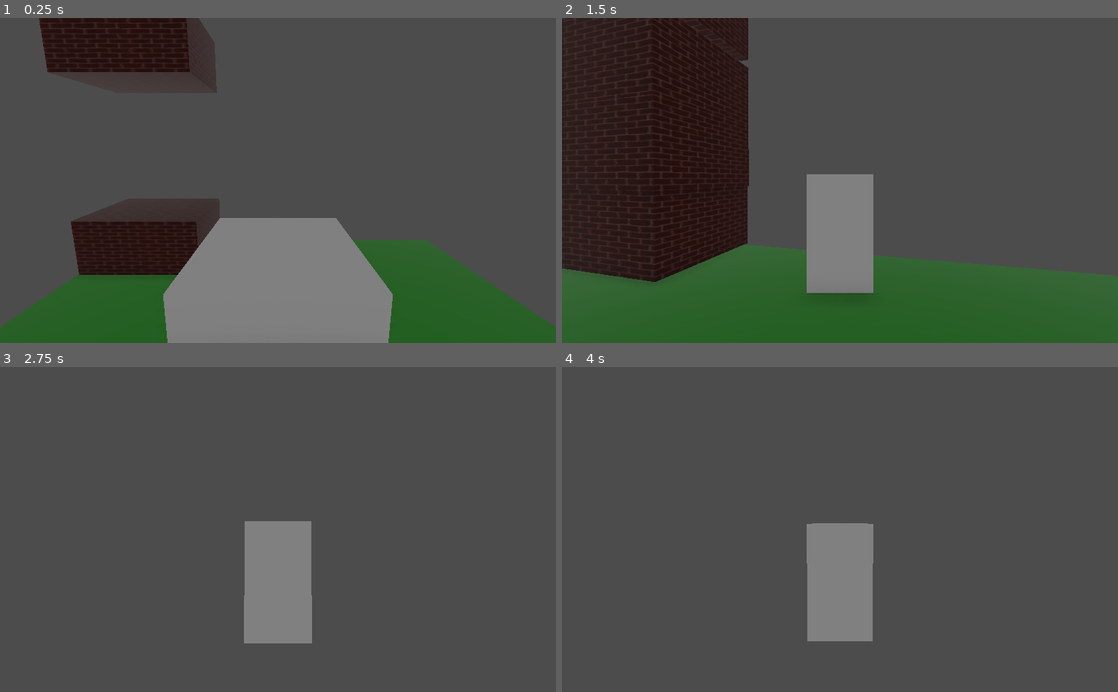
Above: before the commit, frames 1-4 (two rows, left to right).
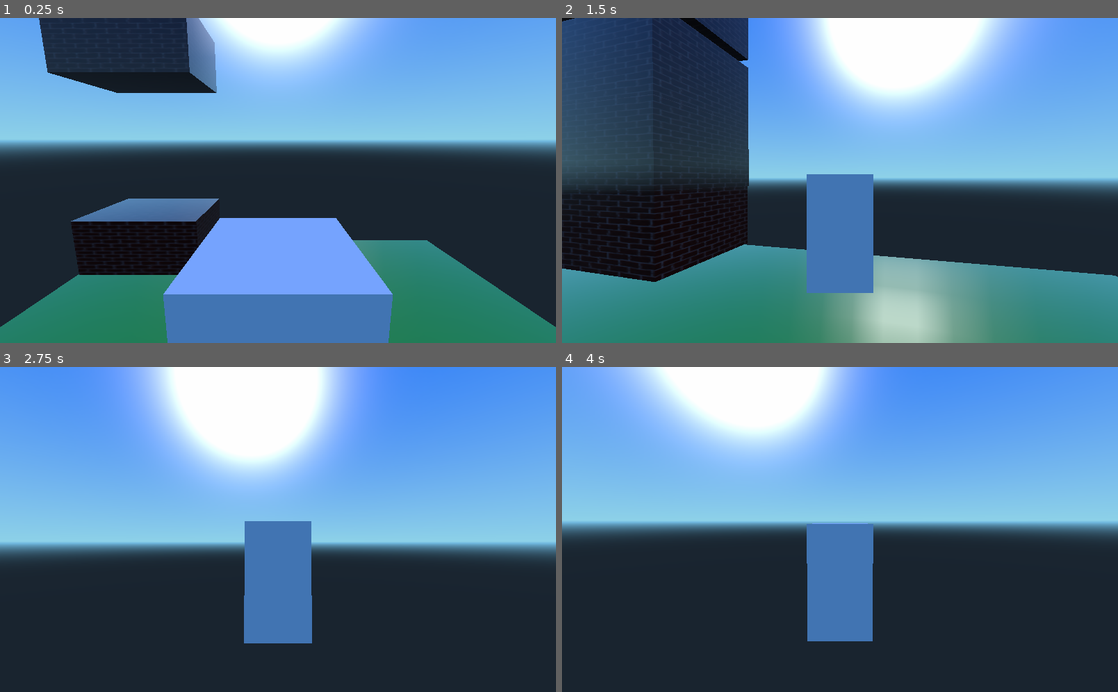
Above: after the commit, the same moments.

Repository: Bubbers/BubbaIllegalContructionInc
Game: Godot game, scene res://Main.tscn
Two runs of this game, one before a commit and one after it. Both use one fixed random seed, a clock stepped at 60 frames per second and the inputs below.
Inputs (mouse positions are in pixels of both pictures, inside the frame that each line leads up to):
- Up to frame 1 (0.25 s): no input
- Up to frame 2 (1.5 s): move the mouse to (867, 180) at 0.52 s; hold W (forward) from 0.53 s (still down); tap E (interact) at 0.6, 1.35 s; tap Space (jump) at 0.77 s; move the mouse to (812, 180) at 1.27 s
- Up to frame 3 (2.75 s): keep holding W (forward); tap Space (jump) at 1.52 s; move the mouse to (289, 523) at 2.02 s; tap E (interact) at 2.1 s
- Up to frame 4 (4 s): keep holding W (forward); tap Enter at 2.75 s; move the mouse to (834, 536) at 2.77 s; tap E (interact) at 2.85, 3.6 s; tap Space (jump) at 3.02, 3.5, 3.77 s; move the mouse to (878, 532) at 3.52 s

The runs differ from the first frame. In frame 1, 98% of the frame differs, in the area x 0-100%, y 0-100%; in frame 2, 96%; in frame 3, 100%; in frame 4, 100%.

Commit message:
Add Inspectors who looks for the player
Signed-off-by: Viktor Sjölind <viktor@sjolind.se>

Diff:
--- /dev/null
+++ b/Inspector.gd
@@ -0,0 +1,9 @@
+extends KinematicBody
+
+signal detectedPlayer
+
+func _ready():
+    pass
+
+func _on_InspectionArea_body_entered(body):
+    emit_signal("detectedPlayer")
--- /dev/null
+++ b/Inspector.tscn
@@ -0,0 +1,94 @@
+[gd_scene load_steps=5 format=2]
+
+[ext_resource path="res://Inspector.gd" type="Script" id=1]
+
+[sub_resource type="SphereShape" id=2]
+
+radius = 2.34663
+
+[sub_resource type="CapsuleMesh" id=1]
+
+radius = 1.0
+mid_height = 1.0
+radial_segments = 64
+rings = 8
+
+[sub_resource type="CapsuleShape" id=3]
+
+radius = 0.306935
+height = 1.08276
+
+[node name="Inspector" type="KinematicBody" index="0"]
+
+input_ray_pickable = true
+input_capture_on_drag = false
+collision_layer = 1
+collision_mask = 1
+axis_lock_linear_x = false
+axis_lock_linear_y = false
+axis_lock_linear_z = false
+axis_lock_angular_x = false
+axis_lock_angular_y = false
+axis_lock_angular_z = false
+collision/safe_margin = 0.001
+script = ExtResource( 1 )
+_sections_unfolded = [ "Collision" ]
+
+[node name="InspectionArea" type="Area" parent="." index="0"]
+
+transform = Transform( 1, 0, 0, 0, 1, 0, 0, 0, 1, 0, -2.12345e-14, 0 )
+input_ray_pickable = false
+input_capture_on_drag = false
+space_override = 0
+gravity_point = false
+gravity_distance_scale = 0.0
+gravity_vec = Vector3( 0, -1, 0 )
+gravity = 9.8
+linear_damp = 0.1
+angular_damp = 1.0
+priority = 0.0
+monitoring = true
+monitorable = true
+collision_layer = 0
+collision_mask = 1025
+audio_bus_override = false
+audio_bus_name = "Master"
+reverb_bus_enable = false
+reverb_bus_name = "Master"
+reverb_bus_amount = 0.0
+reverb_bus_uniformity = 0.0
+_sections_unfolded = [ "Collision" ]
+
+[node name="InspectionAreaCollider" type="CollisionShape" parent="InspectionArea" index="0"]
+
+transform = Transform( 1, 0, 0, 0, 1, 0, 0, 0, 1, 0, 0.998019, 3.55271e-15 )
+shape = SubResource( 2 )
+disabled = false
+
+[node name="InspectorMesh" type="MeshInstance" parent="." index="1"]
+
+transform = Transform( 0.25, 0, 0, 0, -4.07302e-08, -0.5, 0, 0.25, -8.14603e-08, 0, 0.8, 0 )
+layers = 1
+material_override = null
+cast_shadow = 1
+extra_cull_margin = 0.0
+use_in_baked_light = false
+lod_min_distance = 0.0
+lod_min_hysteresis = 0.0
+lod_max_distance = 0.0
+lod_max_hysteresis = 0.0
+mesh = SubResource( 1 )
+skeleton = NodePath("..")
+material/0 = null
+_sections_unfolded = [ "Transform" ]
+
+[node name="InspectorMeshCollider" type="CollisionShape" parent="." index="2"]
+
+transform = Transform( 1, 0, 0, 0, -1.62921e-07, 1, 0, -1, -1.62921e-07, 0, 0.692466, 0 )
+shape = SubResource( 3 )
+disabled = false
+_sections_unfolded = [ "Transform" ]
+
+[connection signal="area_entered" from="InspectionArea" to="." method="_on_InspectionArea_area_entered"]
+
+[connection signal="body_entered" from="InspectionArea" to="." method="_on_InspectionArea_body_entered"]
--- /dev/null
+++ b/InspectorManager.gd
@@ -0,0 +1,11 @@
+extends Node
+
+export (PackedScene) var InspectorTemplate
+
+func _ready():
+    var newInspector = InspectorTemplate.instance()
+    newInspector.connect("detectedPlayer", self, "detected")
+    add_child(newInspector)
+
+func detected():
+    print("You got detected!")
--- a/Main.tscn
+++ b/Main.tscn
@@ -1,10 +1,12 @@
-[gd_scene load_steps=10 format=2]
+[gd_scene load_steps=11 format=2]
 
 [ext_resource path="res://Main.gd" type="Script" id=1]
 [ext_resource path="res://Player.tscn" type="PackedScene" id=2]
 [ext_resource path="res://WinCollision.tscn" type="PackedScene" id=3]
 [ext_resource path="res://WinHUD.tscn" type="PackedScene" id=4]
 [ext_resource path="res://Floor.tscn" type="PackedScene" id=5]
+[ext_resource path="res://InspectorManager.gd" type="Script" id=6]
+[ext_resource path="res://Inspector.tscn" type="PackedScene" id=7]
 
 [sub_resource type="CubeMesh" id=1]
 
@@ -69,91 +71,13 @@
 
 extents = Vector3( 1, 1, 1 )
 
-[sub_resource type="Environment" id=4]
-
-background_mode = 0
-background_sky_custom_fov = 0.0
-background_color = Color( 0, 0, 0, 1 )
-background_energy = 1.0
-background_canvas_max_layer = 0
-ambient_light_color = Color( 0.501961, 0.501961, 0.501961, 1 )
-ambient_light_energy = 1.0
-ambient_light_sky_contribution = 1.0
-fog_enabled = false
-fog_color = Color( 0.5, 0.6, 0.7, 1 )
-fog_sun_color = Color( 1, 0.9, 0.7, 1 )
-fog_sun_amount = 0.0
-fog_depth_enabled = true
-fog_depth_begin = 10.0
-fog_depth_curve = 1.0
-fog_transmit_enabled = false
-fog_transmit_curve = 1.0
-fog_height_enabled = false
-fog_height_min = 0.0
-fog_height_max = 100.0
-fog_height_curve = 1.0
-tonemap_mode = 0
-tonemap_exposure = 1.0
-tonemap_white = 1.0
-auto_exposure_enabled = false
-auto_exposure_scale = 0.4
-auto_exposure_min_luma = 0.05
-auto_exposure_max_luma = 8.0
-auto_exposure_speed = 0.5
-ss_reflections_enabled = false
-ss_reflections_max_steps = 64
-ss_reflections_fade_in = 0.15
-ss_reflections_fade_out = 2.0
-ss_reflections_depth_tolerance = 0.2
-ss_reflections_roughness = true
-ssao_enabled = true
-ssao_radius = 1.0
-ssao_intensity = 1.0
-ssao_radius2 = 0.0
-ssao_intensity2 = 1.0
-ssao_bias = 0.01
-ssao_light_affect = 0.0
-ssao_color = Color( 0, 0, 0, 1 )
-ssao_quality = 0
-ssao_blur = 3
-ssao_edge_sharpness = 4.0
-dof_blur_far_enabled = false
-dof_blur_far_distance = 10.0
-dof_blur_far_transition = 5.0
-dof_blur_far_amount = 0.1
-dof_blur_far_quality = 1
-dof_blur_near_enabled = false
-dof_blur_near_distance = 2.0
-dof_blur_near_transition = 1.0
-dof_blur_near_amount = 0.1
-dof_blur_near_quality = 1
-glow_enabled = false
-glow_levels/1 = false
-glow_levels/2 = false
-glow_levels/3 = true
-glow_levels/4 = false
-glow_levels/5 = true
-glow_levels/6 = false
-glow_levels/7 = false
-glow_intensity = 0.8
-glow_strength = 1.0
-glow_bloom = 0.0
-glow_blend_mode = 2
-glow_hdr_threshold = 1.0
-glow_hdr_scale = 2.0
-glow_bicubic_upscale = false
-adjustment_enabled = false
-adjustment_brightness = 1.0
-adjustment_contrast = 1.0
-adjustment_saturation = 1.0
-_sections_unfolded = [ "SSAO" ]
-
-[node name="Main" type="Node" index="0"]
+[node name="Main" type="Node"]
 
 script = ExtResource( 1 )
 
 [node name="MeshInstance" type="MeshInstance" parent="." index="0"]
 
+editor/display_folded = true
 transform = Transform( 11.5834, 0, 0, 0, 0.0994639, 0, 0, 0, 14.2263, 0, 0, 0 )
 layers = 1
 material_override = null
@@ -214,8 +138,9 @@
 
 transform = Transform( 1, 0, 0, 0, 1, 0, 0, 0, 1, -7.78806, 16.0758, -11.818 )
 
-[node name="WorldEnvironment" type="WorldEnvironment" parent="." index="8"]
+[node name="InspectorManager" type="Node" parent="." index="8"]
 
-environment = SubResource( 4 )
+script = ExtResource( 6 )
+InspectorTemplate = ExtResource( 7 )
 
 [connection signal="win" from="WinCollision" to="." method="_on_WinCollision_win"]
--- a/Player.tscn
+++ b/Player.tscn
@@ -14,12 +14,12 @@
 subdivide_height = 0
 subdivide_depth = 0
 
-[node name="Player" type="KinematicBody" index="0"]
+[node name="Player" type="KinematicBody"]
 
 transform = Transform( 1, 0, 0, 0, 1, 0, 0, 0, 1, 0, 0.420794, 0 )
 input_ray_pickable = true
 input_capture_on_drag = false
-collision_layer = 1
+collision_layer = 1025
 collision_mask = 1
 axis_lock_linear_x = false
 axis_lock_linear_y = false
Not shown: 2 places in Player.tscn that only renumber resources
